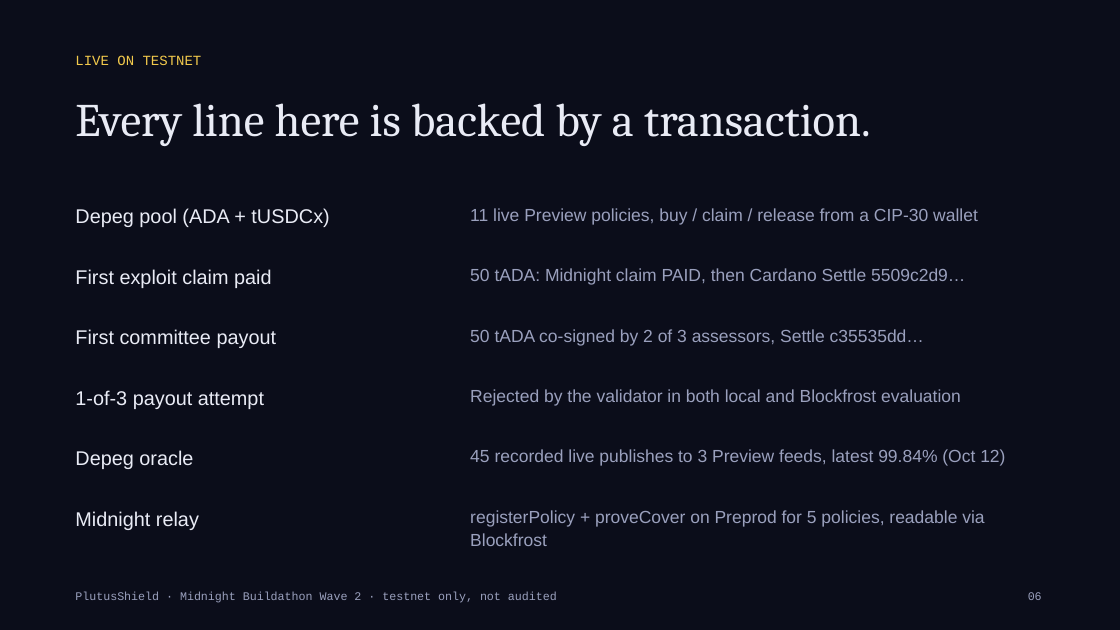
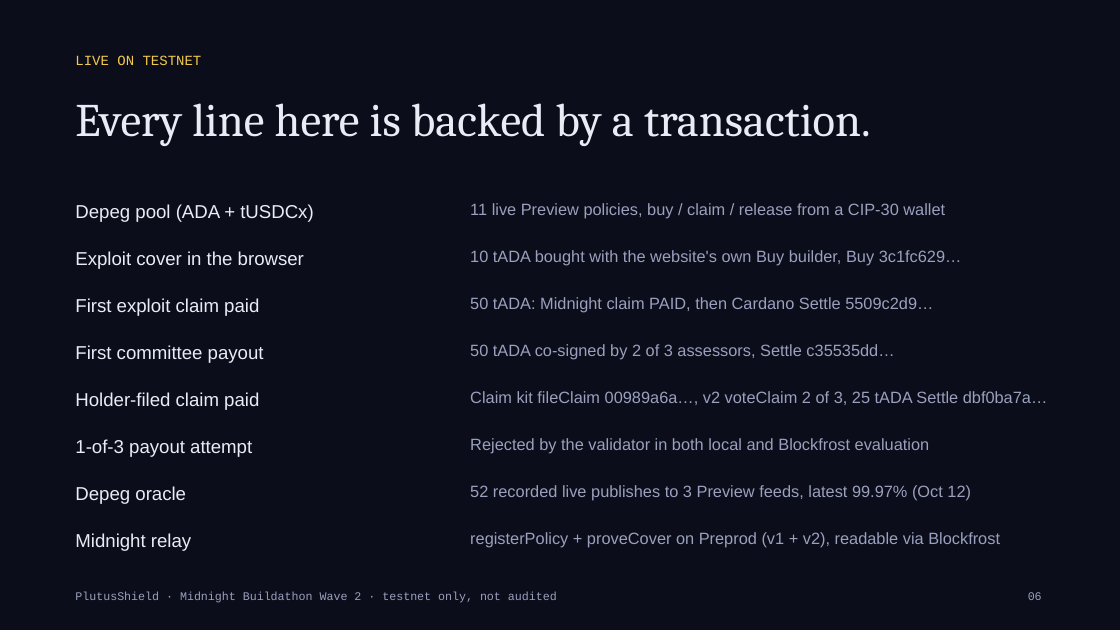
Before and after one commit to Kshot3000/PlutusShield, a slide deck: slide 6 of docs/buildathon/PlutusShield-Wave2-deck.pptx. Drawn at 1120x630 pixels with LibreOffice and Linux fonts; fonts in the diff are those of the drawing. Boxes give left, top, right and bottom in pixels: in the first picture for what was removed or moved away, otherwise in the second. Text is boxed around its words. In the diff, an @@ line names an element or a change of style, - is before the commit and + after.

Commit message:
Demo + Wave 2 kit: sync to shipped File with Lace / prove bridge reality
- /demo honesty lines no longer call browser proving/filing 'next': File with
  Lace (holder prove bridge + Lace balance/submit) exists and proves
  proveCover/fileClaim locally against Preprod v2; claim kit stays the
  production filer until the first finalized submit
- New demo receipts: browser exploit Buy 3c1fc629… (policy 9bdef8cb…),
  holder-filed fileClaim 00989a6a… + seat-3 voteClaim beb6d9f5…, and its
  2-of-3 Settle dbf0ba7a… (25 tADA, v2 decision); latest oracle publish
  6d0ae558… (99.97%)
- /demo 'What's next' leads with the first finalized File with Lace submit
- VIDEO_SCRIPT: new links, optional exploit-cover buy beat, holder-filed
  claim + second payout lines
- Deck rebuilt (build_deck.py → pptx + pdf): drops the stale 'Compact prove
  still needs midnight-js injection' bullet, 334 tests (SDK 126), 18 routes,
  52 oracle publishes, holder-filed claim + browser exploit Buy proof rows
- README prove-bridge item records the first drill run (preflight proved,
  stopped at tDUST 0 while the drill wallet's dust sync lagged)

All explorer links checked Oct 12 CT (Koios for Preview, preprod.midnightexplorer.com
for Preprod). pnpm test green; build:pages green.

```diff
--- a/docs/buildathon/PlutusShield-Wave2-deck.pptx
+++ b/docs/buildathon/PlutusShield-Wave2-deck.pptx
@@ text added at bbox=[75, 251, 304, 269], 16 pt, text #E9EBF5 @@
+Exploit cover in the browser
@@ text added at bbox=[470, 250, 962, 266], 14 pt, text #9AA0BD @@
+10 tADA bought with the website's own Buy builder, Buy 3c1fc629…
@@ text "First exploit claim paid": place and size @@
-text "First exploit claim paid" at bbox=[75, 269, 272, 288]
+text "First exploit claim paid" at bbox=[75, 298, 259, 316]
@@ text "50 tADA: Midnight claim PAID, ...": place and size @@
-text "50 tADA: Midnight claim PAID, ..." at bbox=[470, 268, 965, 285]
+text "50 tADA: Midnight claim PAID, ..." at bbox=[470, 297, 933, 313]
@@ text "First committee payout": place and size @@
-text "First committee payout" at bbox=[75, 329, 277, 348]
+text "First committee payout" at bbox=[75, 345, 264, 363]
@@ text "50 tADA co-signed by 2 ...": place and size @@
-text "50 tADA co-signed by 2 ..." at bbox=[470, 329, 924, 346]
+text "50 tADA co-signed by 2 ..." at bbox=[470, 344, 894, 360]
@@ text added at bbox=[75, 392, 259, 410], 16 pt, text #E9EBF5 @@
+Holder-filed claim paid
@@ text added at bbox=[470, 391, 1048, 405], 14 pt, text #9AA0BD @@
+Claim kit fileClaim 00989a6a…, v2 voteClaim 2 of 3, 25 tADA Settle dbf0ba7a…
@@ size 17 to 16 pt in 6 elements at bbox=[75, 204, 313, 222], bbox=[75, 345, 264, 363], bbox=[75, 533, 191, 551], bbox=[75, 298, 259, 316], bbox=[75, 486, 186, 504], bbox=[75, 439, 252, 457] @@
@@ text "1-of-3 payout attempt": place and size @@
-text "1-of-3 payout attempt" at bbox=[75, 390, 264, 409]
+text "1-of-3 payout attempt" at bbox=[75, 439, 252, 457]
@@ size 15 to 14 pt in 4 elements at bbox=[470, 203, 945, 219], bbox=[470, 344, 894, 360], bbox=[470, 297, 933, 313], bbox=[470, 438, 930, 454] @@
@@ text "Rejected by the validator in ...": place and size @@
-text "Rejected by the validator in ..." at bbox=[470, 389, 961, 406]
+text "Rejected by the validator in ..." at bbox=[470, 438, 930, 454]
@@ text "Depeg oracle": place and size @@
-text "Depeg oracle" at bbox=[75, 450, 193, 469]
+text "Depeg oracle" at bbox=[75, 486, 186, 504]
@@ text at bbox=[470, 485, 971, 501]: text changed; size 15 to 14 pt @@
-45 recorded live publishes to 3 Preview feeds, latest 99.84% (Oct 12)
+52 recorded live publishes to 3 Preview feeds, latest 99.97% (Oct 12)
@@ text "Midnight relay": place and size @@
-text "Midnight relay" at bbox=[75, 511, 199, 530]
+text "Midnight relay" at bbox=[75, 533, 191, 551]
@@ text at bbox=[470, 532, 1000, 548]: text changed; size 15 to 14 pt @@
-registerPolicy + proveCover on Preprod for 5 policies, readable via Blockfrost
+registerPolicy + proveCover on Preprod (v1 + v2), readable via Blockfrost
```
Also in this commit, not shown: 3 other slides changed, 6 other files.
